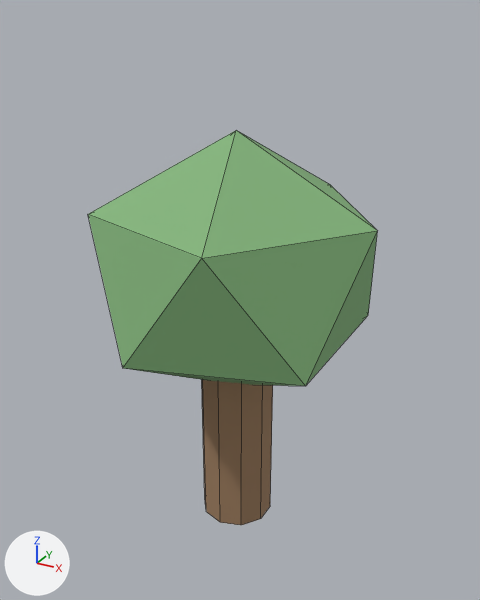
Renders of the Blender file art/blender/nature/tree.blend from each side of a commit.
Rendered twice from a 50 mm camera at (1.39, -2.5, 1.72) aimed at (-0.01, 0.04, 0.45). Arrows for +X, +Y and +Z are at lower left; the lights stay in place. The older version comes first. Mesh edges are drawn as thin lines.

Objects in the first picture: 'tree'.
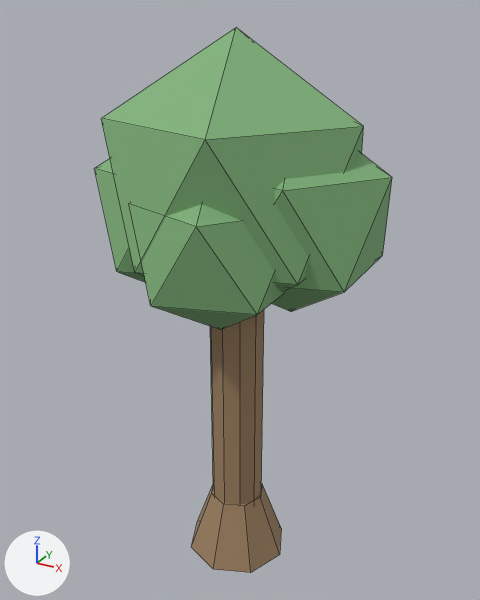
What changed in the scene script:
```text
Change me_cylinder:
    used by ob_tree; location = (0.0, 0.0, 0.0)
    remove me_cylinder.from_pydata(...)  # 32 vertices, 32 faces; spans x -0.64..0.64, y -0.61..0.61, z -0.73..1.24
    add me_cylinder.from_pydata(...)  # 84 vertices, 102 faces; spans x -0.61..0.67, y -0.58..0.53, z -0.98..1.64
    me_cylinder part 1: a new loose piece, a 10-sided cylinder along z spanning x -0.12..0.12, y -0.13..0.13, z -0.98..0.98, in mat_tree_bark (brown #9e8161)
    me_cylinder part 2: a new loose piece, an 8-sided cut cone along z (radius 0.26 at the low end, 0.14 at the high end) spanning x -0.26..0.26, y -0.26..0.26, z -0.98..-0.63, in mat_tree_bark (brown #9e8161)
    me_cylinder part 3: a new loose piece, an icosphere of 20 faces spanning x -0.55..0.55, y -0.53..0.53, z 0.4..1.64, in mat_tree_leaf (green #81b37c)
    me_cylinder part 4: a new loose piece, an icosphere of 20 faces spanning x -0.15..0.67, y -0.35..0.43, z 0.44..1.37, in mat_tree_leaf (green #81b37c)
    me_cylinder part 5: a new loose piece, an icosphere of 20 faces spanning x -0.61..0.17, y -0.43..0.31, z 0.44..1.33, in mat_tree_leaf (green #81b37c)
    me_cylinder part 6: a new loose piece, an icosphere of 20 faces spanning x -0.31..0.41, y -0.58..0.1, z 0.42..1.22, in mat_tree_leaf (green #81b37c)
    me_cylinder part 7: the loose piece of 20 vertices spanning x -0.17..0.17, y -0.18..0.18, z -0.73..0.73 is deleted
    me_cylinder part 8: the loose piece of 12 vertices spanning x -0.64..0.64, y -0.61..0.61, z 0.01..1.24 is deleted
```

Where the change shows, as pixel boxes [x1, y1, x2, y2] in the pictures (480 x 600 px):
'tree', reshaped (38% taller)
    before: [88, 130, 378, 525]
    after: [95, 28, 392, 573]
part 1 of me_cylinder, added (brown)
    after: [210, 310, 264, 505]
part 2 of me_cylinder, added (brown)
    after: [191, 483, 281, 573]
part 3 of me_cylinder, added (green)
    after: [101, 28, 364, 292]
part 4 of me_cylinder, added (green)
    after: [271, 153, 392, 312]
part 5 of me_cylinder, added (green)
    after: [95, 158, 146, 283]
part 6 of me_cylinder, added (green)
    after: [142, 204, 284, 329]
part 7 of me_cylinder, deleted (brown)
    before: [202, 380, 273, 525]
part 8 of me_cylinder, deleted (green)
    before: [88, 130, 378, 386]
